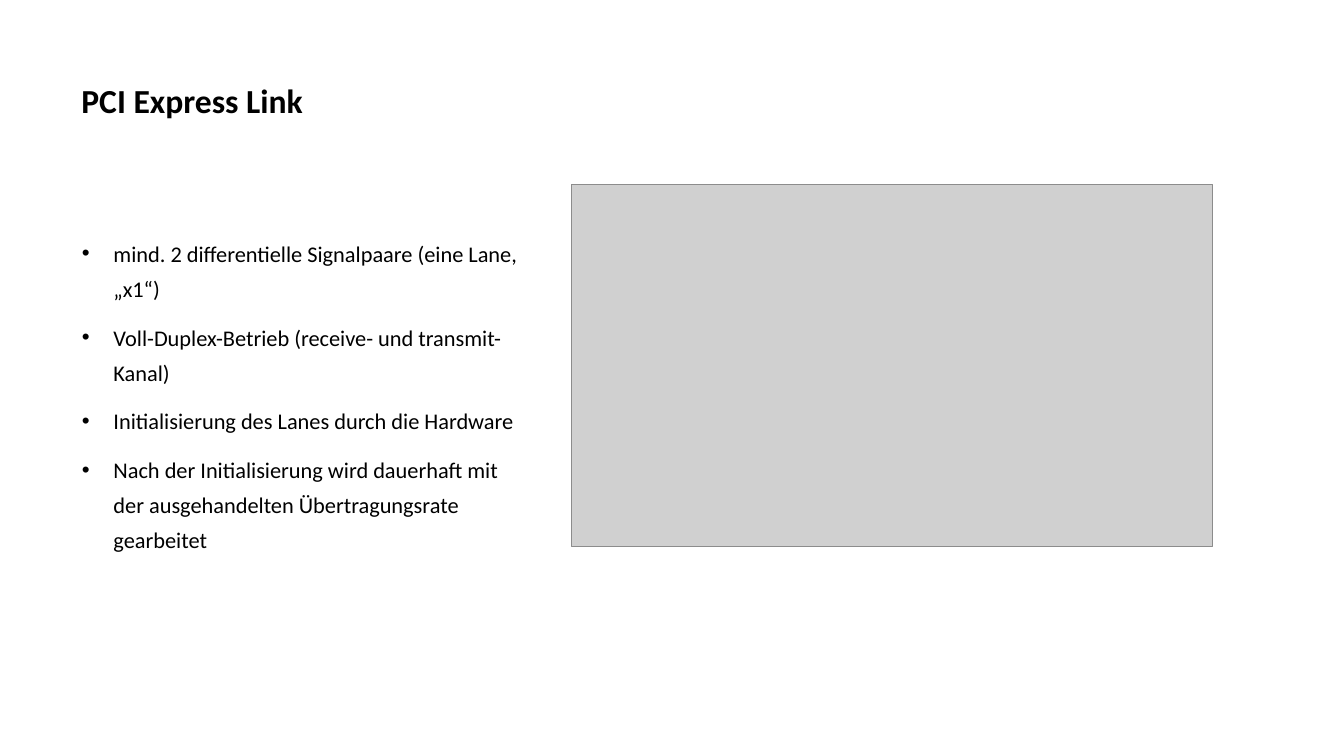
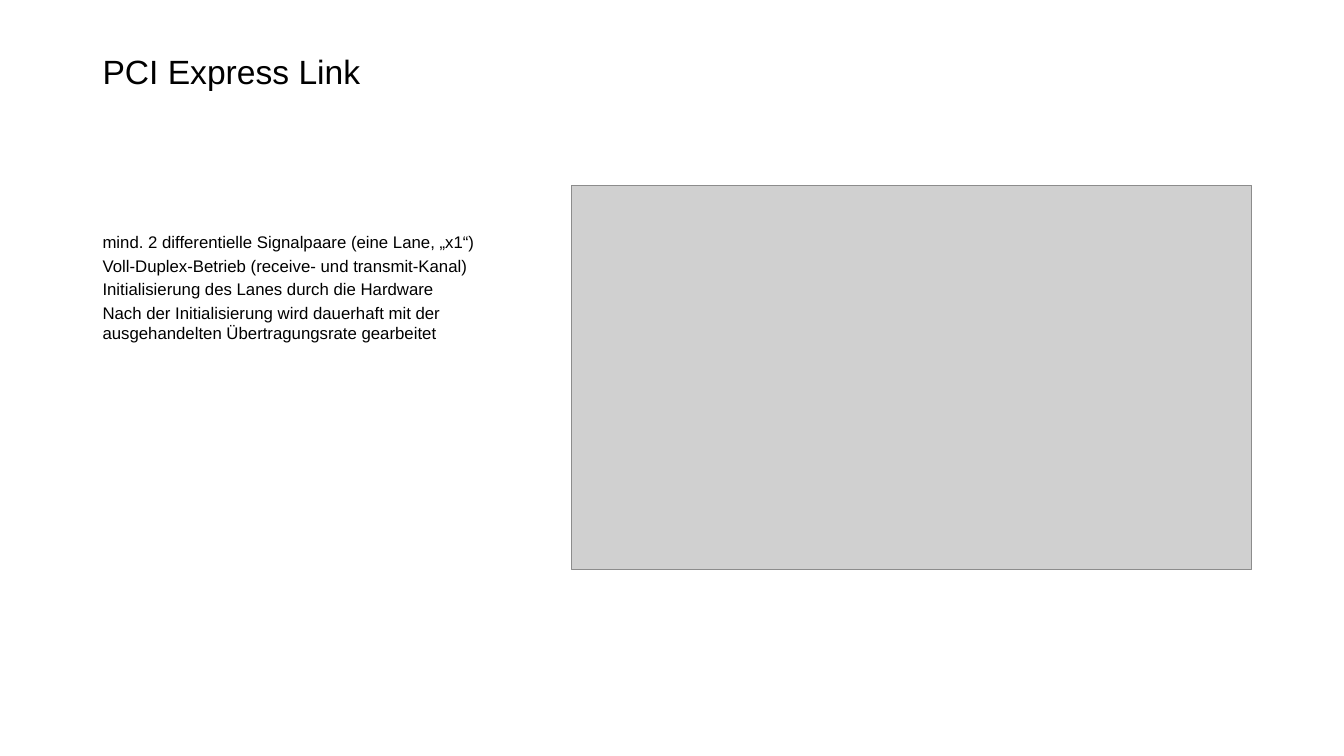
Before and after one commit to JustusDinera/Digitale-Signalverarbeitung, a slide deck: slide 3 of PCI Express.pptx. Drawn at 1344x756 pixels with LibreOffice and Linux fonts; fonts in the diff are those of the drawing; grey boxes stand for pictures; background and template pictures are left out. Boxes give left, top, right and bottom in pixels: in the first picture for what was removed or moved away, otherwise in the second. Text is boxed around its words. In the diff, an @@ line names an element or a change of style, - is before the commit and + after.

```diff
--- a/PCI Express.pptx
+++ b/PCI Express.pptx
@@ title "PCI Express Link": place and size @@
-title "PCI Express Link" at [81,89,303,119]
+title "PCI Express Link" at [103,59,361,91]
@@ title "PCI Express Link" at [103,59,361,91]: font Calibri to Arial, bold off; line spacing 0.9 to 1; vertical alignment middle to bottom @@
@@ picture: place and size @@
-picture at [572,185,1213,546]
+picture at [572,186,1252,570]
@@ text "mind. 2 differentielle Signalpaare (eine ...": place and size @@
-text "mind. 2 differentielle Signalpaare (eine ..." at [113,246,516,552]
+text "mind. 2 differentielle Signalpaare (eine ..." at [103,236,474,343]
@@ text "mind. 2 differentielle Signalpaare (eine ..." at [103,236,474,343]: size 16 to 12 pt, font Calibri to Arial; bullet • to none; line spacing 1.3 to 1; less space between paragraphs @@
```
Also in this commit, not shown: 3 other slides changed, 9 slides added, 1 slide removed, 12 other files.
